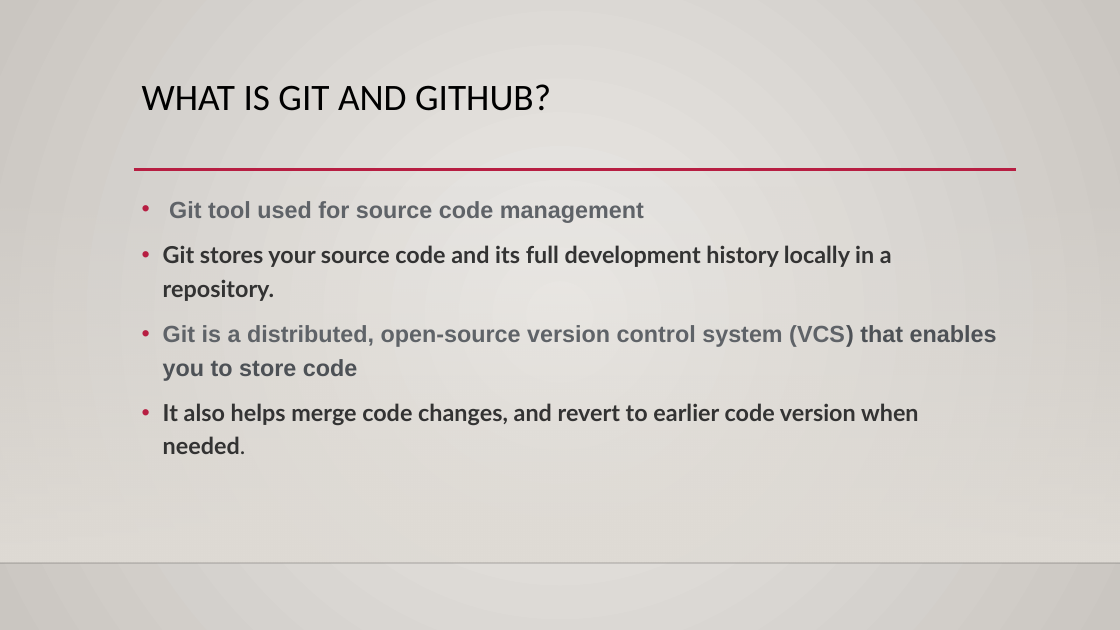
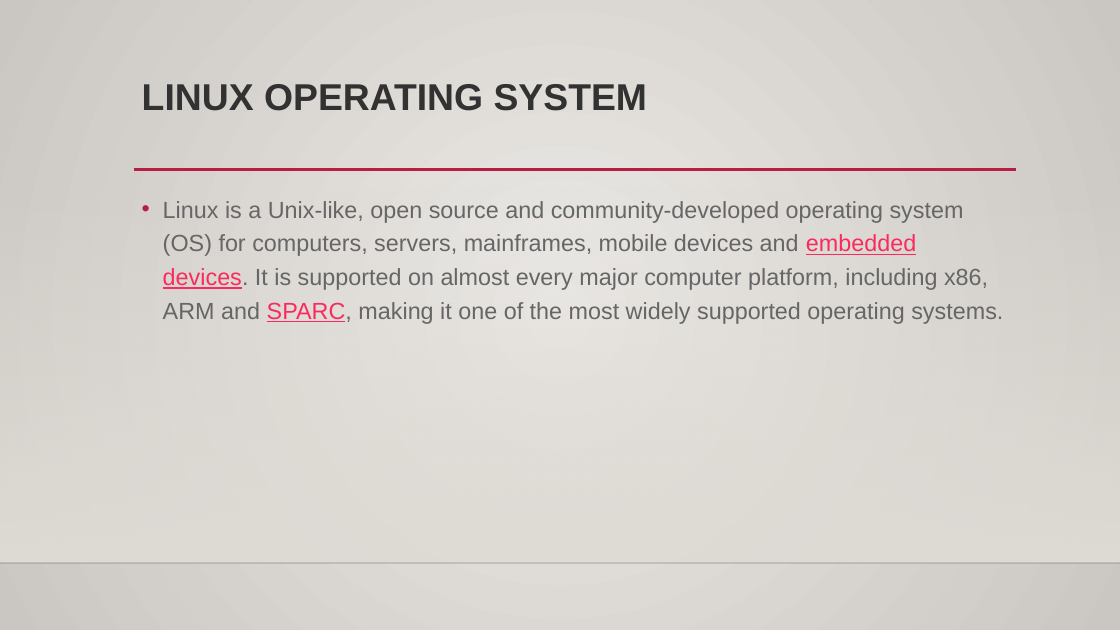
Before and after one commit to sushmithakongi/Infobell-Openshift-Daily-Work, a slide deck: slide 2 of Git And GitHub.pptx. Drawn at 1120x630 pixels with LibreOffice and Linux fonts; fonts in the diff are those of the drawing; background and template pictures are left out. Boxes give left, top, right and bottom in pixels: in the first picture for what was removed or moved away, otherwise in the second. Text is boxed around its words. In the diff, an @@ line names an element or a change of style, - is before the commit and + after.

```diff
--- a/Git And GitHub.pptx
+++ b/Git And GitHub.pptx
@@ title at [142,84,647,111]: text changed; font Calibri to Arial; text colour #000000 to #323232; bold on @@
-WHAT IS GIT AND GITHUB?
+LINUX OPERATING SYSTEM
@@ text at [163,201,1003,324]: text changed; font Lato to Arial; text colour #333333 to #666666; bold off @@
-• Git tool used for source code management
-• Git stores your source code and its full development history locally in a repository.
-• Git is a distributed, open-source version control system (VCS) that enables you to store code
-• It also helps merge code changes, and revert to earlier code version when needed.
+• Linux is a Unix-like, open source and community-developed operating system (OS) for computers, servers, mainframes, mobile devices and embedded devices. It is supported on almost every major computer platform, including x86, ARM and SPARC, making it one of the most widely supported operating systems.
```
Also in this commit, not shown: 1 other slide changed, 8 slides added, 7 slides removed, 1 other file.
